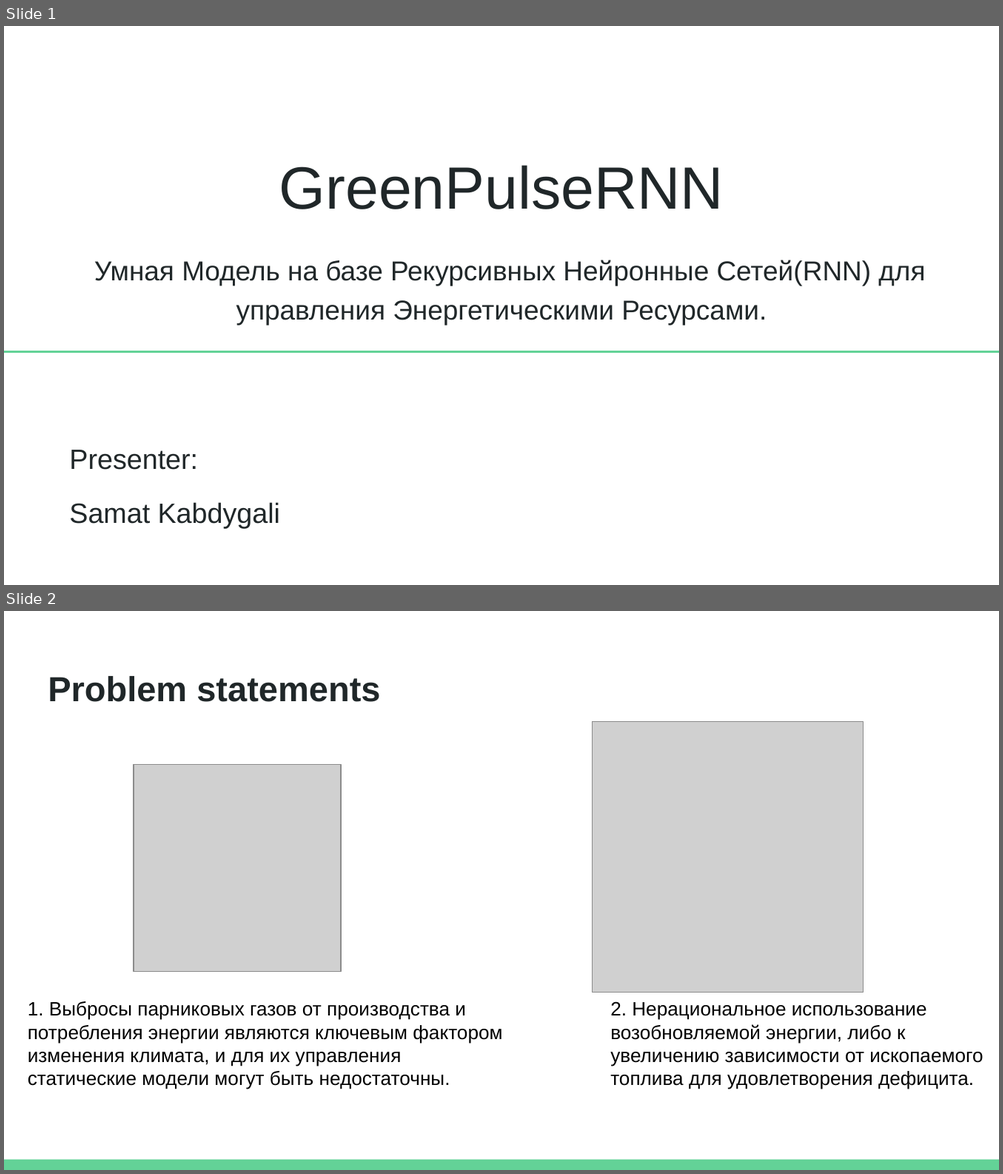
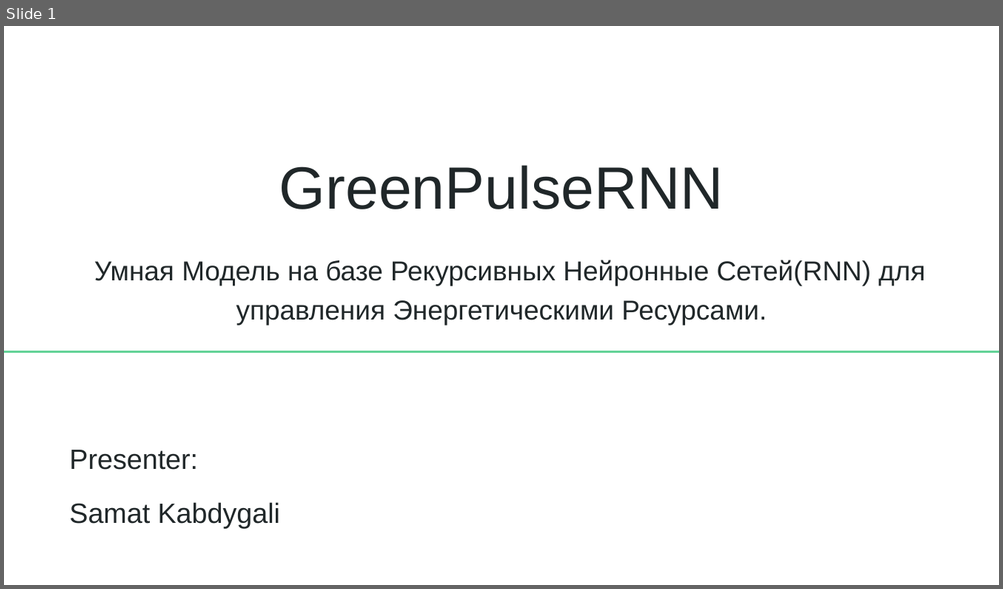
Before and after one commit to SamatKabdygaliKazakhstan/GreenPulseRNN_Samat_Kabdygali, a slide deck: GreenPulseRNN_Samat Kabdygali.pptx. Shown one above the other, each under a label of ours: slides 1 and 2 before the commit, slide 1 after it. The pictures are 1003x1174 and 1003x589 pixels, drawn with LibreOffice and Linux fonts; fonts in the diff are those of the drawing; grey boxes stand for pictures. Boxes give left, top, right and bottom in pixels: in the first picture for what was removed or moved away, otherwise in the second. Text is boxed around its words. In the diff, an @@ line names an element or a change of style, - is before the commit and + after.

```diff
--- a/GreenPulseRNN_Samat Kabdygali.pptx
+++ b/GreenPulseRNN_Samat Kabdygali.pptx
@@ slide 2 removed at box(4, 611, 999, 1170), background #FFFFFF @@
@@ title removed at box(48, 676, 380, 702) @@
-Problem statements
@@ picture removed at box(592, 721, 863, 993) @@
@@ picture removed at box(134, 764, 340, 971) @@
@@ text removed at box(28, 1002, 502, 1090) @@
-1. Выбросы парниковых газов от производства и потребления энергии являются ключевым фактором изменения климата, и для их управления статические модели могут быть недостаточны.
@@ text removed at box(610, 1002, 982, 1090) @@
-2. Нерациональное использование возобновляемой энергии, либо к увеличению зависимости от ископаемого топлива для удовлетворения дефицита.
@@ rectangle removed at box(4, 1160, 999, 1170) @@
```
Also in this commit, not shown: 5 slides changed, 2 slides added, 2 other slides removed.
